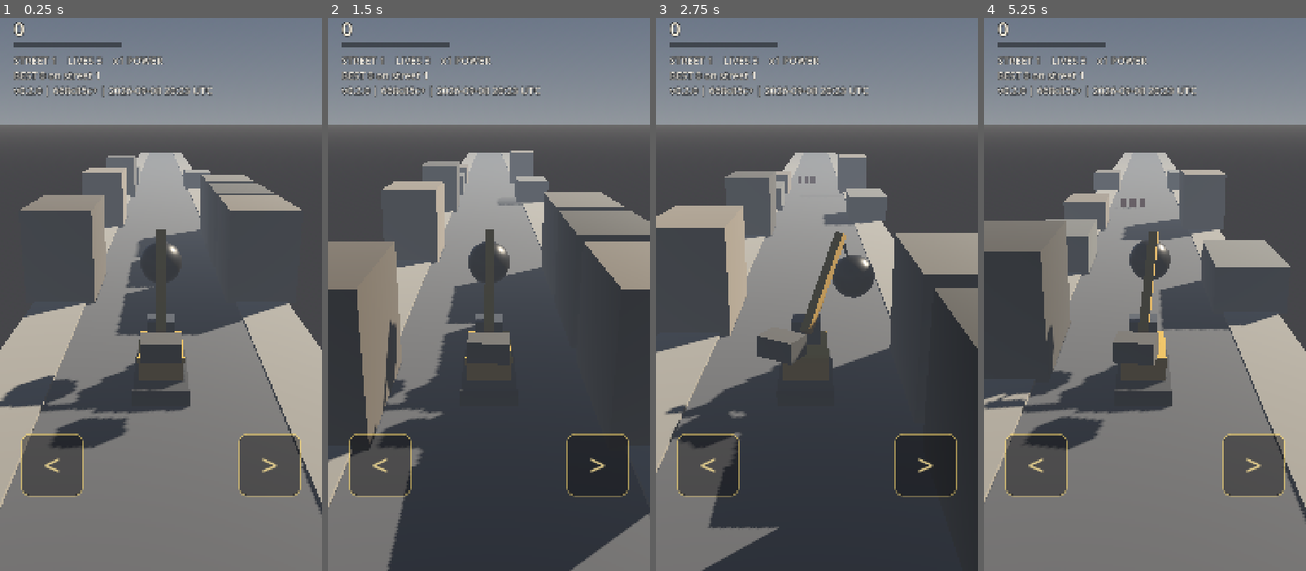
Above: before the commit, frames 1-4 (left to right).
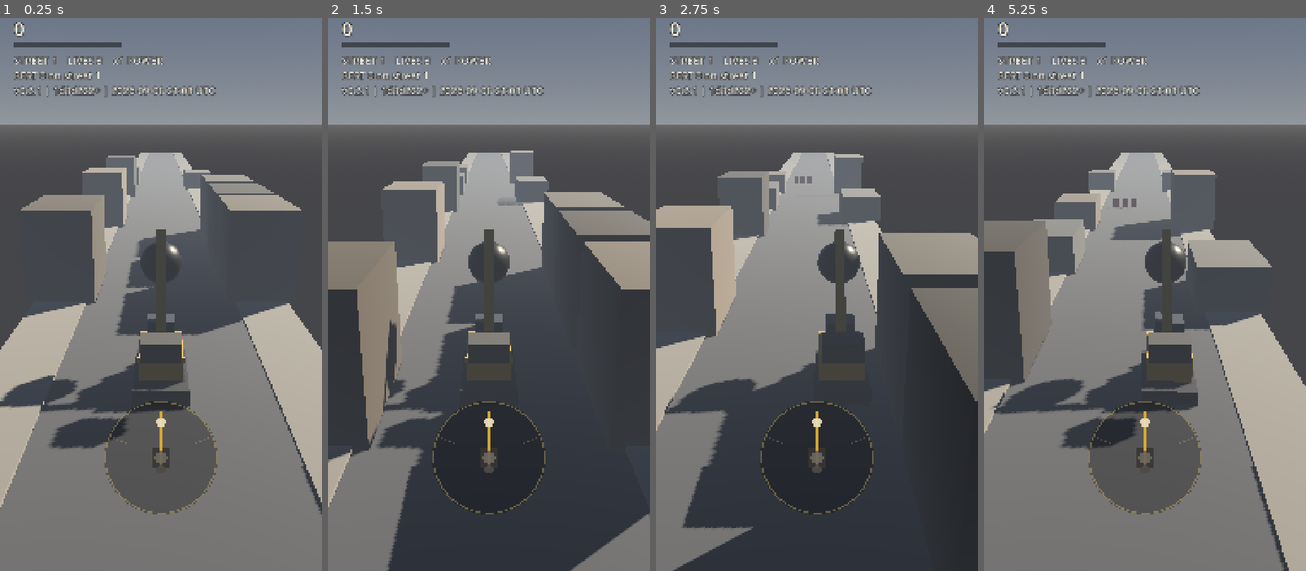
Above: after the commit, the same moments.

Repository: gideon6222/wrecking-crew
Game: Godot game, scene res://src/game/main.tscn
Two runs of this game, one before a commit and one after it. Both use one fixed random seed, a clock stepped at 60 frames per second and the inputs below.
Inputs (mouse positions are in pixels of both pictures, inside the frame that each line leads up to):
- Up to frame 1 (0.25 s): no input
- Up to frame 2 (1.5 s): move the mouse to (559, 255) at 0.52 s; click (559, 255) at 0.67 s; drag from (424, 311) to (472, 399) at 1.27 s
- Up to frame 3 (2.75 s): move the mouse to (849, 156) at 2.02 s; click (849, 156) at 2.17 s
- Up to frame 4 (5.25 s): drag from (1128, 399) to (1048, 200) at 2.77 s; move the mouse to (1241, 371) at 3.52 s; click (1241, 371) at 3.67 s; drag from (1048, 200) to (1096, 139) at 4.27 s; move the mouse to (1161, 283) at 5.02 s; click (1161, 283) at 5.17 s

The runs differ from the first frame. In frame 1, 10% of the frame differs, in the area x 6-94%, y 12-90%; in frame 2, 3.2%; in frame 3, 16%; in frame 4, 25%, in the area x 0-100%, y 12-100%.

Commit message:
A crane dial, and controls that are where they look
Reported from the phone: "the button icons don't line up with where you need to
press, the icons are about .5 inches too high."

One cause, two symptoms, and both were mine. `window/stretch/aspect = "expand"`
keeps the base WIDTH and extends the HEIGHT, so on a 19.5:9 screen the canvas
is about 1080x2340 while the project base is 1080x1920. The pads were laid out
against the literal 1920 and drew hundreds of pixels high; separately, the hit
test scaled touches into a 1080x1920 space of its own, so the drawn control and
the region that responded disagreed with each other as well as with the screen.

The fix is not better numbers. Nothing in the HUD is positioned against a
literal screen size any more: one Control fills the viewport, everything
anchors to it, and every interactive control handles its own input through
`_gui_input`. Position and hit box are then the same object and cannot drift.

And the pads are gone, replaced by what Gideon asked for: a dial at the bottom
that draws the machine from above. Drag it to slew the boom. The dial shows the
boom where you pointed it AND the ball where it actually is, so the gap between
them - which is the lag the whole game is about - is readable without looking
up at the crane. Swipe anywhere else, below it included, to change lane.

A headless run uses the base viewport size, where the wrong layout and the
right one are identical, so no screenshot or coordinate check taken in CI could
ever have caught this. What CAN be checked is the property that makes it
impossible, so the smoke test now asserts the dial resolves its position from
the viewport's bottom edge and consumes its own touches. Verified visually at
460x996, which is the phone's aspect rather than the base one.

61 tests / 22,046 assertions and 41 smoke assertions, all green.

Co-Authored-By: Claude Opus 5 <noreply@anthropic.com>

Diff:
--- a/src/build_stamp.gd
+++ b/src/build_stamp.gd
@@ -11,8 +11,8 @@
 ## game is meant to look identical between builds. The changelog answers "what
 ## changed" - different question, and both are wanted in the same place.
 
-const SHA := "668c85c+"
-const BUILT := "2026-09-08 20:23 UTC"
+const SHA := "1d8d222+"
+const BUILT := "2026-09-08 21:08 UTC"
 
 
 ## Deliberately ASCII-only, as belt and braces.
--- a/src/changelog.gd
+++ b/src/changelog.gd
@@ -12,9 +12,20 @@
 ## refactored; one line each; newest first. Add this from day one. On an
 ## earlier game it arrived far too late to be as useful as it should have been.
 
-const VERSION := "0.2.0"
+const VERSION := "0.2.1"
 
 const RELEASES := [
+	{
+		"version": "0.2.1",
+		"date": "2026-09-08",
+		"title": "A dial you can actually hit",
+		"notes": [
+			"Fixed: the controls were drawn well above where they responded. Both are now in the same place.",
+			"The lane buttons are gone. There is a crane dial at the bottom instead - drag it to slew the boom.",
+			"The dial draws the machine from above, with the boom where you have pointed it and the ball where it actually is.",
+			"Swipe anywhere else, including below the dial, to move the rig a lane.",
+		],
+	},
 	{
 		"version": "0.2.0",
 		"date": "2026-09-08",
--- a/src/game/main.gd
+++ b/src/game/main.gd
@@ -57,10 +57,12 @@
 var _readout: Label
 var _meter_back: ColorRect
 var _meter_fill: ColorRect
-var _pad_left: Panel
-var _pad_right: Panel
-var _pad_flash := 0.0
-var _pad_flashed := 0
+var _ui: Control            ## fills the real viewport; everything anchors to it
+var _stick: Control         ## the crane dial - drag it to slew the boom
+var _stick_grab := -1       ## which touch index owns the dial, -1 for none
+var _swipe_from := 0.0
+var _swipe_id := -1
+var _swipe_used := false
 
 var _dragging := false
 var _shake := 0.0
@@ -347,39 +349,119 @@
 	return mmi
 
 
-## Big enough for a thumb without looking at it: 210px is about 15mm on this
-## screen, and they sit clear of the bottom edge so the gesture bar cannot eat
-## the press.
-const PAD_SIZE := 210
-const PAD_BOTTOM := 250
-
-
-func _make_pad(glyph: String, left: int) -> Panel:
-	var pad := Panel.new()
-	pad.position = Vector2(left, 1920 - PAD_BOTTOM - PAD_SIZE)
-	pad.size = Vector2(PAD_SIZE, PAD_SIZE)
-	var style := StyleBoxFlat.new()
-	style.bg_color = Color(0.06, 0.06, 0.07, 0.42)
-	style.border_color = Color(1.0, 0.86, 0.42, 0.55)
-	style.set_border_width_all(4)
-	style.set_corner_radius_all(28)
-	pad.add_theme_stylebox_override("panel", style)
-
-	var label := Label.new()
-	label.text = glyph
-	label.size = Vector2(PAD_SIZE, PAD_SIZE)
-	label.horizontal_alignment = HORIZONTAL_ALIGNMENT_CENTER
-	label.vertical_alignment = VERTICAL_ALIGNMENT_CENTER
-	label.add_theme_font_size_override("font_size", 96)
-	label.add_theme_color_override("font_color", Color(1.0, 0.9, 0.6, 0.8))
-	pad.add_child(label)
-	return pad
-
-
+## The dial is 380 canvas units across on a 1080-wide base, so about a third of
+## the screen width - roughly 3.5cm on this phone, which is a thumb. It sits
+## clear of the bottom edge so the system gesture bar cannot eat the press.
+const STICK_SIZE := 380.0
+const STICK_BOTTOM := 190.0
+
+
+## Drawn rather than assembled from Panels, because what it needs to show is a
+## machine seen from above with its boom pointing somewhere - and that is three
+## draw calls and no nodes.
+##
+## The boom on the dial is drawn from `sim.yaw` directly, never from the 3D
+## boom's transform, so the control and the world read the same source. Screen
+## rotation is clockwise-positive with y down, and world +yaw is to the
+## player's right, so the two signs agree with no flip - which is only true
+## because the street is drawn along -Z. See the note at the top of this file.
+func _draw_stick() -> void:
+	var r := STICK_SIZE * 0.5
+	var c := Vector2(r, r)
+	var lit: float = 0.55 if _stick_grab >= 0 else 0.32
+
+	_stick.draw_circle(c, r, Color(0.05, 0.05, 0.06, 0.34))
+	_stick.draw_arc(c, r - 4.0, 0.0, TAU, 64, Color(1.0, 0.86, 0.42, lit), 4.0)
+
+	# The slew limits, so the player can see where the boom runs out of travel
+	# instead of discovering it by pushing into a stop.
+	for stop in [-Tuning.YAW_MAX, Tuning.YAW_MAX]:
+		var d := Vector2(sin(stop), -cos(stop))
+		_stick.draw_line(c + d * (r * 0.62), c + d * (r - 8.0),
+			Color(1.0, 0.86, 0.42, 0.22), 3.0)
+
+	var dir := Vector2(sin(sim.yaw), -cos(sim.yaw))
+	var side := Vector2(dir.y, -dir.x)
+
+	# The tracks: the machine's body, which does NOT turn with the boom.
+	_stick.draw_line(c + Vector2(-26, 0), c + Vector2(-26, 0), Color.TRANSPARENT, 1.0)
+	var body := PackedVector2Array([
+		c + Vector2(-30, -34), c + Vector2(30, -34),
+		c + Vector2(30, 34), c + Vector2(-30, 34)])
+	_stick.draw_colored_polygon(body, Color(0.22, 0.21, 0.20, 0.9))
+
+	# The turret and the boom, which do.
+	_stick.draw_line(c - dir * 34.0, c + dir * (r * 0.80), Color(0.86, 0.68, 0.20, 0.95), 13.0)
+	_stick.draw_circle(c - dir * 40.0, 15.0, Color(0.30, 0.29, 0.28, 0.95))
+	_stick.draw_circle(c, 21.0, Color(0.42, 0.40, 0.36, 0.95))
+
+	# And the ball, at its real bearing rather than the boom's - the gap
+	# between the two IS the lag, and this is the one place it can be read
+	# without taking your eyes off the street.
+	var ball_dir := Vector2(sin(sim.bearing), -cos(sim.bearing))
+	var reach: float = clampf(sim.radius / Tuning.RADIUS_MAX, 0.0, 1.0)
+	_stick.draw_circle(c + ball_dir * (r * 0.46 + r * 0.42 * reach), 16.0,
+		Color(0.92, 0.86, 0.72, 0.95))
+
+
+## The dial owns its own touches, so the drawn circle and the region that
+## responds are the same rectangle by construction.
+##
+## Absolute rather than relative: on a joystick the thumb's position IS the
+## value, and a relative mapping would let the boom and the dial drift apart
+## until they disagreed about where the crane was pointing.
+func _on_stick_input(event: InputEvent) -> void:
+	if event is InputEventScreenTouch or event is InputEventMouseButton:
+		if event.pressed:
+			_stick_grab = event.index if event is InputEventScreenTouch else 0
+			_aim_from_stick(event.position)
+		else:
+			_stick_grab = -1
+		_stick.accept_event()
+	elif event is InputEventScreenDrag or event is InputEventMouseMotion:
+		if _stick_grab >= 0:
+			_aim_from_stick(event.position)
+			_stick.accept_event()
+
+
+func _aim_from_stick(local: Vector2) -> void:
+	var r := STICK_SIZE * 0.5
+	var off := (local - Vector2(r, r)) / (r * 0.82)
+	# Only the horizontal component steers the boom - the crane slews, it does
+	# not luff - but the thumb is allowed to travel anywhere inside the dial so
+	# a diagonal drag still reads as intended.
+	sim.aim_to(clampf(off.x, -1.0, 1.0) * Tuning.YAW_MAX)
+
+
+## THE LAYOUT RULE, learned by shipping it wrong.
+##
+## `window/stretch/aspect = "expand"` keeps the base WIDTH and extends the
+## HEIGHT to the device's aspect. The project's base is 1080x1920; an S26 Ultra
+## is about 19.5:9, so the canvas it actually renders into is roughly 1080x2340.
+## Laying anything out against the number 1920 therefore puts it hundreds of
+## pixels off the bottom of the screen, and Gideon's report - "the icons are
+## about half an inch too high" - was exactly that.
+##
+## It shipped with a second bug of the same origin: the hit test scaled touches
+## into a 1080x1920 space of its own, so the drawn control and its touch target
+## were in two different coordinate systems and disagreed with each other as
+## well as with the screen.
+##
+## So: NOTHING here is positioned against a literal screen size. One Control
+## fills the viewport, everything anchors to that, and every interactive
+## control handles its OWN input through `_gui_input`. Position and hit box are
+## then the same object and cannot drift apart - which is the only fix that
+## stays fixed.
 func _build_hud() -> void:
 	var layer := CanvasLayer.new()
 	layer.name = "Hud"
 	add_child(layer)
+
+	_ui = Control.new()
+	_ui.set_anchors_preset(Control.PRESET_FULL_RECT)
+	_ui.mouse_filter = Control.MOUSE_FILTER_IGNORE
+	_ui.name = "Ui"
+	layer.add_child(_ui)
 
 	_readout = Label.new()
 	_readout.position = Vector2(46, 60)
@@ -387,7 +469,7 @@
 	_readout.add_theme_color_override("font_color", Color(1, 0.96, 0.88))
 	_readout.add_theme_color_override("font_outline_color", Color(0, 0, 0, 0.85))
 	_readout.add_theme_constant_override("outline_size", 12)
-	layer.add_child(_readout)
+	_ui.add_child(_readout)
 
 	# The power meter sits directly under the rubble count, because rubble is
 	# what fills it. A gauge placed away from the thing it measures is a gauge
@@ -396,39 +478,52 @@
 	_meter_back.position = Vector2(46, 150)
 	_meter_back.size = Vector2(360, 18)
 	_meter_back.color = Color(0, 0, 0, 0.45)
-	layer.add_child(_meter_back)
+	_ui.add_child(_meter_back)
 
 	_meter_fill = ColorRect.new()
 	_meter_fill.position = Vector2(48, 152)
 	_meter_fill.size = Vector2(0, 14)
 	_meter_fill.color = Color(1.0, 0.72, 0.20)
-	layer.add_child(_meter_fill)
+	_ui.add_child(_meter_fill)
 
 	# Centred and large, because it is the only moment the game speaks to the
 	# player. It never blocks: it runs on its own timer and the next street
 	# starts without a tap.
 	_banner = Label.new()
-	_banner.position = Vector2(0, 720)
-	_banner.size = Vector2(1080, 130)
+	_banner.set_anchors_preset(Control.PRESET_CENTER_TOP)
+	_banner.anchor_top = 0.34
+	_banner.anchor_bottom = 0.34
+	_banner.anchor_left = 0.0
+	_banner.anchor_right = 1.0
+	_banner.offset_left = 0
+	_banner.offset_right = 0
+	_banner.offset_top = 0
+	_banner.offset_bottom = 130
 	_banner.horizontal_alignment = HORIZONTAL_ALIGNMENT_CENTER
 	_banner.add_theme_font_size_override("font_size", 84)
 	_banner.add_theme_color_override("font_color", Color(1.0, 0.86, 0.42))
 	_banner.add_theme_color_override("font_outline_color", Color(0, 0, 0, 0.9))
 	_banner.add_theme_constant_override("outline_size", 16)
 	_banner.visible = false
-	layer.add_child(_banner)
-
-	# Two thumb pads, bottom corners, sized for a thumb and inside the safe
-	# area. Movement is a rare deliberate press now - the drag is spent on the
-	# crane - so a discrete control is the honest shape for it.
-	#
-	# They are drawn rather than invisible because a control the player cannot
-	# see is a control they have to be told about, and there is nobody here to
-	# tell them.
-	_pad_left = _make_pad("<", 70)
-	_pad_right = _make_pad(">", 1080 - 70 - PAD_SIZE)
-	layer.add_child(_pad_left)
-	layer.add_child(_pad_right)
+	_ui.add_child(_banner)
+
+	# The crane dial. Anchored to the bottom CENTRE of whatever the viewport
+	# actually is, and it draws the machine seen from above - so the control
+	# and the thing it controls are the same picture, and your aim is readable
+	# without looking up at the boom.
+	_stick = Control.new()
+	_stick.set_anchors_preset(Control.PRESET_CENTER_BOTTOM)
+	_stick.custom_minimum_size = Vector2(STICK_SIZE, STICK_SIZE)
+	_stick.size = Vector2(STICK_SIZE, STICK_SIZE)
+	_stick.offset_left = -STICK_SIZE * 0.5
+	_stick.offset_right = STICK_SIZE * 0.5
+	_stick.offset_top = -STICK_SIZE - STICK_BOTTOM
+	_stick.offset_bottom = -STICK_BOTTOM
+	_stick.mouse_filter = Control.MOUSE_FILTER_STOP
+	_stick.name = "Stick"
+	_stick.gui_input.connect(_on_stick_input)
+	_stick.draw.connect(_draw_stick)
+	_ui.add_child(_stick)
 
 	_hud = Label.new()
 	_hud.position = Vector2(46, 186)
@@ -436,7 +531,7 @@
 	_hud.add_theme_color_override("font_color", Color(0.94, 0.92, 0.88))
 	_hud.add_theme_color_override("font_outline_color", Color(0, 0, 0, 0.8))
 	_hud.add_theme_constant_override("outline_size", 9)
-	layer.add_child(_hud)
+	_ui.add_child(_hud)
 
 
 # --- loop -----------------------------------------------------------------
@@ -573,7 +668,6 @@
 
 func _advance_fx(dt: float) -> void:
 	_shake = maxf(0.0, _shake - dt * 2.4)
-	_pad_flash = maxf(0.0, _pad_flash - dt)
 	var keep: Array[Dictionary] = []
 	for c in _chunks:
 		c.life -= dt
@@ -627,6 +721,9 @@
 		var kerb := get_node_or_null("Kerb%d" % side)
 		if kerb:
 			kerb.position.z = wz(z)
+
+	if _stick != null:
+		_stick.queue_redraw()
 
 	_write_camera(z)
 	_write_floors()
@@ -773,10 +870,6 @@
 	_meter_fill.size.x = 356.0 * (1.0 if target <= 0 else frac)
 	_meter_fill.color = Color(0.45, 0.85, 0.45) if target <= 0 else Color(1.0, 0.72, 0.20)
 
-	var lit := Color(1, 1, 1, 1)
-	_pad_left.modulate = lit if not (_pad_flash > 0.0 and _pad_flashed < 0) else Color(1.5, 1.4, 1.0, 1)
-	_pad_right.modulate = lit if not (_pad_flash > 0.0 and _pad_flashed > 0) else Color(1.5, 1.4, 1.0, 1)
-
 	if _interlude > 0.0:
 		_banner.text = ("STREET %d CLEARED" % sim.level) if _interlude_won else "RUN OVER"
 		_banner.visible = true
@@ -821,57 +914,44 @@
 
 # --- input ----------------------------------------------------------------
 
-## Two controls, and which one a touch drives is decided by WHERE it starts.
-##
-## A press that begins on a thumb pad is a lane change and nothing else - it
-## never becomes a drag. A press anywhere else aims the crane for as long as it
-## is held. Deciding at the moment of contact, and never re-deciding, is what
-## stops a slew that wanders over a pad from turning into a lane change.
+## Two controls, split by where a touch begins.
+##
+## The dial takes its own presses through `_gui_input` and calls
+## `accept_event()`, so anything that reaches here started somewhere else - and
+## anything that starts somewhere else is a swipe that moves the machine. That
+## includes the whole area below the dial, which is where Gideon asked for it,
+## and everywhere else besides, because a control with an invisible boundary is
+## a control that gets fumbled in a panic.
+##
+## One lane per swipe, and the swipe has to be released before another counts.
+## Without that, holding a drag walks the rig across the street.
 func _unhandled_input(event: InputEvent) -> void:
 	if event is InputEventScreenTouch or event is InputEventMouseButton:
 		if event.pressed:
-			var hit := _pad_at(event.position)
-			if hit != 0:
-				sim.nudge(hit)
-				_flash_pad(hit)
-				_dragging = false
-				return
-			_dragging = true
+			_swipe_id = event.index if event is InputEventScreenTouch else 0
+			_swipe_from = event.position.x
+			_swipe_used = false
 		else:
-			_dragging = false
+			_swipe_id = -1
 		return
 
-	if event is InputEventScreenDrag or (event is InputEventMouseMotion and _dragging):
-		if not _dragging:
+	if event is InputEventScreenDrag or (event is InputEventMouseMotion and _swipe_id >= 0):
+		if _swipe_id < 0 or _swipe_used:
 			return
-		# Relative drag, not absolute position: the thumb is never where the
-		# player is looking, and an absolute mapping would snap the boom to
-		# wherever the screen was first touched.
-		#
-		# No sign flip. Dragging right slews the boom right, and the boom's
-		# right is the screen's right because the street is drawn along -Z and
-		# the camera is therefore never turned around. run_smoke.gd asserts
-		# that in camera space rather than trusting it.
-		var dx: float = event.relative.x
-		var span := float(get_viewport().get_visible_rect().size.x)
-		sim.aim_to(sim.yaw_target + dx / span * Tuning.YAW_MAX * 3.0)
-
-
-## Which pad, if any, a screen position is inside. Returns -1, 0 or +1.
-##
-## Compared in the CanvasLayer's own coordinates, which is what the pads were
-## laid out in - a viewport that is not 1080 wide would otherwise put the hit
-## boxes somewhere other than the thing the player can see.
-func _pad_at(pos: Vector2) -> int:
-	var view := get_viewport().get_visible_rect().size
-	var scaled := Vector2(pos.x / view.x * 1080.0, pos.y / view.y * 1920.0)
-	if _pad_left.get_rect().has_point(scaled):
-		return -1
-	if _pad_right.get_rect().has_point(scaled):
-		return 1
-	return 0
-
-
-func _flash_pad(dir: int) -> void:
-	_pad_flash = 0.16
-	_pad_flashed = dir
+		var travelled: float = event.position.x - _swipe_from
+		var threshold := float(get_viewport().get_visible_rect().size.x) * SWIPE_FRACTION
+		if absf(travelled) < threshold:
+			return
+		_swipe_used = true
+		# No sign flip: swiping right moves the rig right, because the street
+		# is drawn along -Z and the camera is therefore never turned around.
+		sim.nudge(1 if travelled > 0.0 else -1)
+		# Feedback for a control with no button to light up. A lane change is
+		# the rig lurching, so the lens lurches with it.
+		_shake = maxf(_shake, 0.12)
+
+
+## A swipe has to cross this fraction of the screen to count as one. Big enough
+## that a wobble while reaching for the dial is not a lane change, small enough
+## to be a flick rather than a drag.
+const SWIPE_FRACTION := 0.12
--- a/test/run_smoke.gd
+++ b/test/run_smoke.gd
@@ -115,9 +115,45 @@
 	_t.ok(main._readout.text == SimUtil.fmt(main.sim.rubble), "the rubble readout disagrees with the run")
 	_t.gt(main._meter_fill.size.x, 0.0, "the power meter never filled despite rubble being earned")
 
+	_check_the_controls_are_anchored(main)
 	_check_the_street_can_be_left(main)
 
 	_finish()
+
+
+## The controls must be ANCHORED to the viewport, never placed at a literal
+## coordinate.
+##
+## This is a structural assertion rather than a behavioural one, because the
+## bug it guards against is invisible at the size the tests run. The project
+## stretches with `aspect = "expand"`, which keeps the base WIDTH and extends
+## the HEIGHT - so on a 19.5:9 phone the canvas is about 1080x2340 while the
+## base is 1080x1920. Two thumb pads laid out against the literal 1920 drew
+## hundreds of pixels above where they belonged, and the report was "the icons
+## are about half an inch too high".
+##
+## A headless run uses the base size, where the wrong layout and the right one
+## are identical - so no screenshot and no coordinate check taken here could
+## ever have caught it. What CAN be checked is the property that makes it
+## impossible: the control resolves its position from the viewport's edge.
+func _check_the_controls_are_anchored(main) -> void:
+	_t.begin("smoke > the controls are anchored, not placed")
+	var stick: Control = main._stick
+	_t.eq(stick.anchor_bottom, 1.0,
+		"the crane dial is not anchored to the bottom of the viewport - it will drift on a tall screen")
+	_t.eq(stick.anchor_top, 1.0,
+		"the crane dial is anchored to the TOP, so its distance from the bottom depends on the aspect ratio")
+	_t.lt(stick.offset_bottom, 0.0,
+		"the crane dial is offset downward from its anchor and will sit off the bottom of the screen")
+
+	# And it must own its own touches. The same shipped bug had a second half:
+	# a hand-rolled hit test scaled touches into a coordinate space of its own,
+	# so the drawn control and the region that responded disagreed with each
+	# other as well as with the screen.
+	_t.ok(stick.gui_input.get_connections().size() > 0,
+		"the dial does not handle its own input, so its hit box is a second source of truth")
+	_t.eq(stick.mouse_filter, Control.MOUSE_FILTER_STOP,
+		"the dial does not consume its own touches, so a slew will also register as a swipe")
 
 
 ## The assertion the first build did not have, and the one that would have
Not shown, changed: export_presets.cfg
